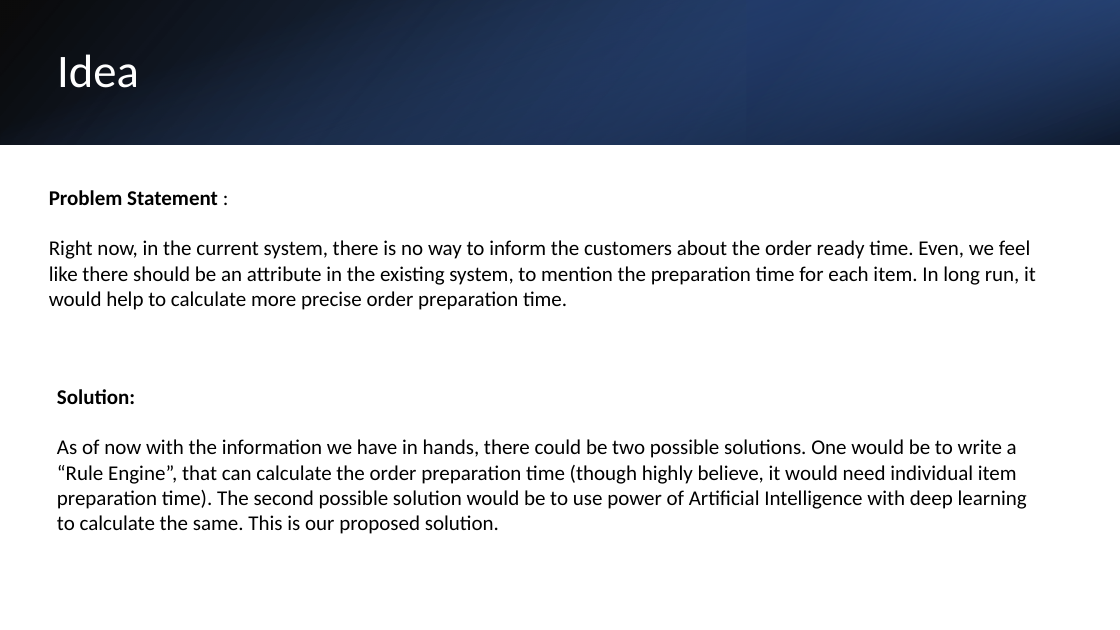
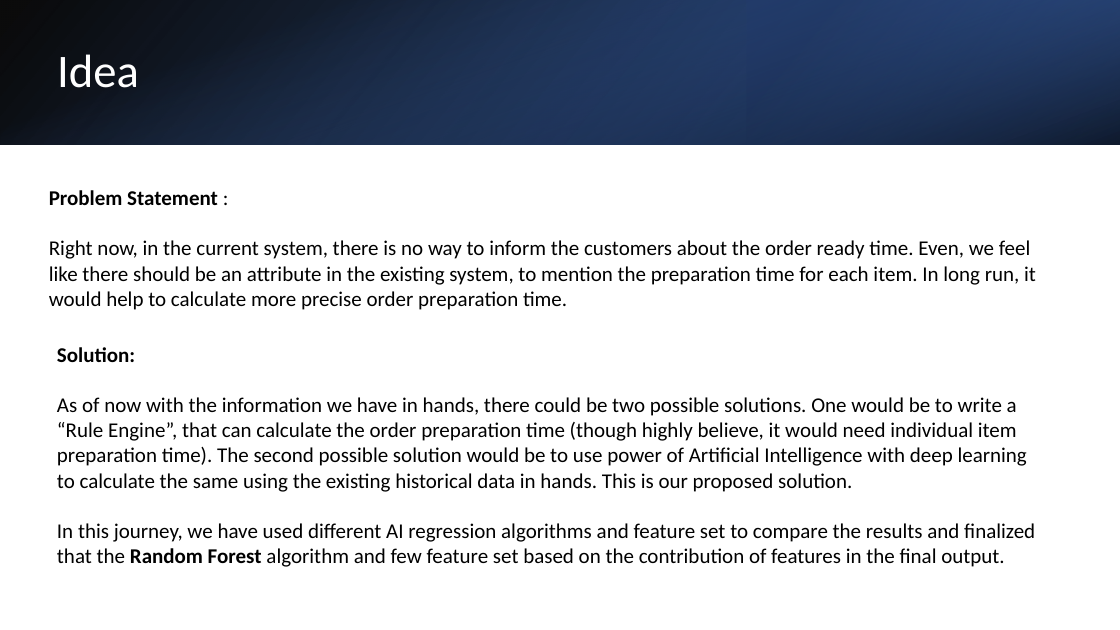
Before and after one commit to sourabh-dogra-par/par-hackathon-2023, a slide deck: slide 3 of Hackathon2023-AI-Chauffeurs.pptx. Drawn at 1120x630 pixels with LibreOffice and Linux fonts; fonts in the diff are those of the drawing. Boxes give left, top, right and bottom in pixels: in the first picture for what was removed or moved away, otherwise in the second. Text is boxed around its words. In the diff, an @@ line names an element or a change of style, - is before the commit and + after.

```diff
--- a/Hackathon2023-AI-Chauffeurs.pptx
+++ b/Hackathon2023-AI-Chauffeurs.pptx
@@ text "Solution:": place and size @@
-text "Solution:" at [57, 389, 1027, 534]
+text "Solution:" at [57, 347, 1035, 567]
@@ text at [57, 397, 1035, 567]: text changed @@
-As of now with the information we have in hands, there could be two possible solutions. One would be to write a “Rule Engine”, that can calculate the order preparation time (though highly believe, it would need individual item preparation time). The second possible solution would be to use power of Artificial Intelligence with deep learning to calculate the same. This is our proposed solution.
+As of now with the information we have in hands, there could be two possible solutions. One would be to write a “Rule Engine”, that can calculate the order preparation time (though highly believe, it would need individual item preparation time). The second possible solution would be to use power of Artificial Intelligence with deep learning to calculate the same using the existing historical data in hands. This is our proposed solution.
+In this journey, we have used different AI regression algorithms and feature set to compare the results and finalized that the Random Forest algorithm and few feature set based on the contribution of features in the final output.
```
Also in this commit, not shown: 2 other slides changed, 1 other file.
